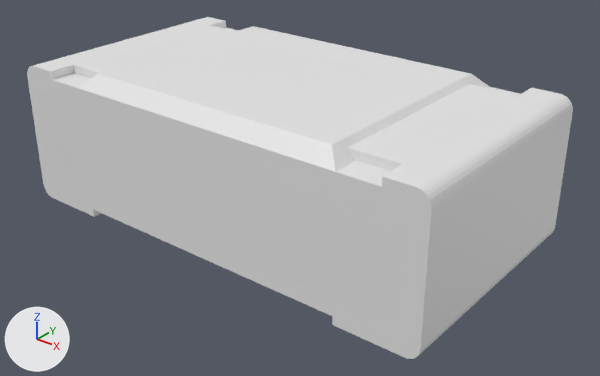
A saved change to the Blender file Resistors/Fixed Value/0402/CRCW040210K0FKED.blend.
Before and after are seen from a camera (50 mm lens) standing at (1.158, -1.391, 0.952) and looking at (0.053, -0.011, 0.096). Lighting does not change. The marker at lower left points along +X, +Y and +Z.

Before the edit, the objects in view are built like this:
```python
mat_black_plastic = bpy.data.materials.new('Black Plastic')
mat_metal = bpy.data.materials.new('Metal')
mat_white_ceramic = bpy.data.materials.new('White Ceramic')
me_crcw040210k0fked = bpy.data.meshes.new('CRCW040210K0FKED')
me_crcw040210k0fked.from_pydata(...)  # 152 vertices, 378 faces; spans x -0.561..0.561, y -0.297..0.297, z 0.0..0.363
# faces by material slot: [22, 10, 346]
me_crcw040210k0fked.materials.append(mat_white_ceramic)
me_crcw040210k0fked.materials.append(mat_black_plastic)
me_crcw040210k0fked.materials.append(mat_metal)
ob_crcw040210k0fked = bpy.data.objects.new('CRCW040210K0FKED', me_crcw040210k0fked)
ob_crcw040210k0fked.location = (0.0, 0.0, 0.0)
```
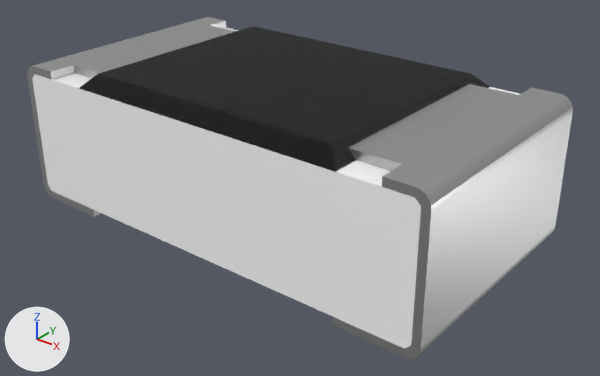
Pixel boxes [x1, y1, x2, y2] of what changed, in the pictures (600 x 376 px):
'CRCW040210K0FKED', recoloured (white to grey): [27, 17, 573, 359] in both

Patch to the scene script:
```diff
--- a/Resistors/Fixed Value/0402/CRCW040210K0FKED.blend.py
+++ b/Resistors/Fixed Value/0402/CRCW040210K0FKED.blend.py
@@ ng_metallic @@
+ng_metallic = bpy.data.node_groups.new('Metallic', 'ShaderNodeTree')
+# nodes: BsdfPrincipled
+# colours: light grey #cacaca
@@ ng_plastic @@
+ng_plastic = bpy.data.node_groups.new('Plastic', 'ShaderNodeTree')
+# nodes: BsdfPrincipled, TexNoise
+# colours: black #191919
@@ ng_ceramic @@
+ng_ceramic = bpy.data.node_groups.new('Ceramic', 'ShaderNodeTree')
+# nodes: BsdfPrincipled
+# colours: white #ffffff
@@ mat_white_ceramic @@
 mat_white_ceramic = bpy.data.materials.new('White Ceramic')
+mat_white_ceramic.use_nodes = True; mat_white_ceramic.node_tree.nodes.clear()
+_N = mat_white_ceramic.node_tree.nodes; _L = mat_white_ceramic.node_tree.links
+n0 = _N.new('ShaderNodeOutputMaterial'); n0.name = 'Material Output'
+n1 = _N.new('ShaderNodeGroup'); n1.name = 'Ceramic'
+n1.node_tree = ng_ceramic
+n1.inputs[0].default_value = (1.0, 1.0, 1.0, 1.0)  # 'Base Color', white #ffffff
+_L.new(n1.outputs[0], n0.inputs[0])  # 'Surface' to 'Surface'
@@ mat_black_plastic @@
 mat_black_plastic = bpy.data.materials.new('Black Plastic')
+mat_black_plastic.use_nodes = True; mat_black_plastic.node_tree.nodes.clear()
+_N = mat_black_plastic.node_tree.nodes; _L = mat_black_plastic.node_tree.links
+n0 = _N.new('ShaderNodeOutputMaterial'); n0.name = 'Material Output'
+n1 = _N.new('ShaderNodeGroup'); n1.name = 'Group'
+n1.node_tree = ng_plastic
+n1.inputs[0].default_value = (0.00972, 0.00972, 0.00972, 1.0)  # 'Color', black #191919
+n2 = _N.new('ShaderNodeDisplacement'); n2.name = 'Displacement'
+n2.inputs[1].default_value = 0.0  # 'Midlevel'
+n2.inputs[2].default_value = 0.1  # 'Scale'
+_L.new(n1.outputs[0], n0.inputs[0])  # 'Shader' to 'Surface'
+_L.new(n1.outputs[1], n2.inputs[0])  # 'Displacement' to 'Height'
+_L.new(n2.outputs[0], n0.inputs[2])  # 'Displacement' to 'Displacement'
@@ mat_metal @@
 mat_metal = bpy.data.materials.new('Metal')
+mat_metal.use_nodes = True; mat_metal.node_tree.nodes.clear()
+_N = mat_metal.node_tree.nodes; _L = mat_metal.node_tree.links
+n0 = _N.new('ShaderNodeOutputMaterial'); n0.name = 'Material Output'
+n1 = _N.new('ShaderNodeGroup'); n1.name = 'Metallic'
+n1.node_tree = ng_metallic
+n1.inputs[0].default_value = (0.591, 0.591, 0.591, 1.0)  # 'Base Color', light grey #cacaca
+_L.new(n1.outputs[0], n0.inputs[0])  # 'BSDF' to 'Surface'
```
